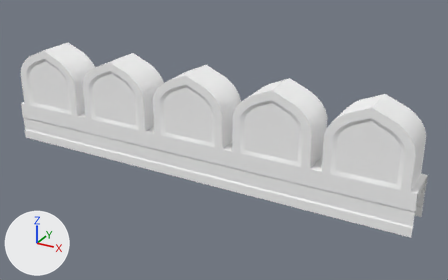
Two versions of the FBX model Assets/Models/Environment/Structures/Showcase/M_WallRidge_01.fbx, one commit apart.
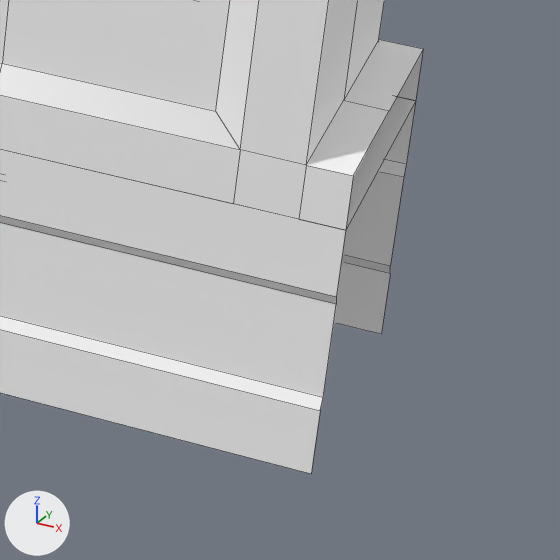
Old and new are each drawn whole from a 50 mm camera at (6.68, -6.02, 3.68) aimed at (3.18, 0.34, 0.5) and again close up on the part from 82% to 100% of the width and 60% to 89% of the height. The axes (+X, +Y, +Z) are drawn at lower left. The lights are the same throughout. The close-ups show mesh edges as thin lines. Where no turn or scale is listed for an object, it has been applied to the vertices. Vertices at the same position are counted once.

Objects in the first close-up: 'M_WallRidge_01'.
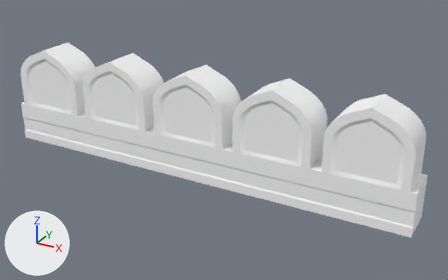
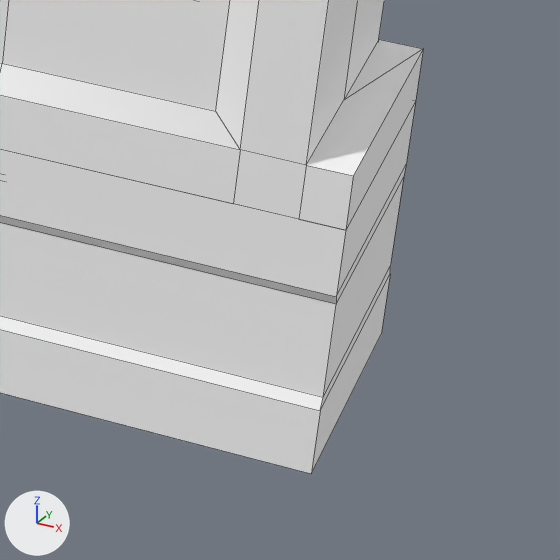
Pixel boxes [x1, y1, x2, y2] of what changed, in the close-ups (560 x 560 px):
part 1 of me_mesh, built on
    before: [307, 40, 423, 176]
    after: [307, 40, 423, 473]

Edits to the bpy script that builds the scene:
```text
Change me_mesh:
    used by ob_m_wallridge_01; location = (0.0, 0.0, 0.0)
    remove me_mesh.from_pydata(...)  # 585 vertices, 571 faces; spans x 0.0..5.68, y 0.0..0.5, z 0.0..1.4
    add me_mesh.from_pydata(...)  # 583 vertices, 583 faces; spans x 0.0..5.68, y 0.0..0.5, z 0.0..1.4
    me_mesh part 1
    1 vertex is removed from x 5.68, y 0.25, z 0.54
    2 faces are deleted
    8 new faces join them
```
